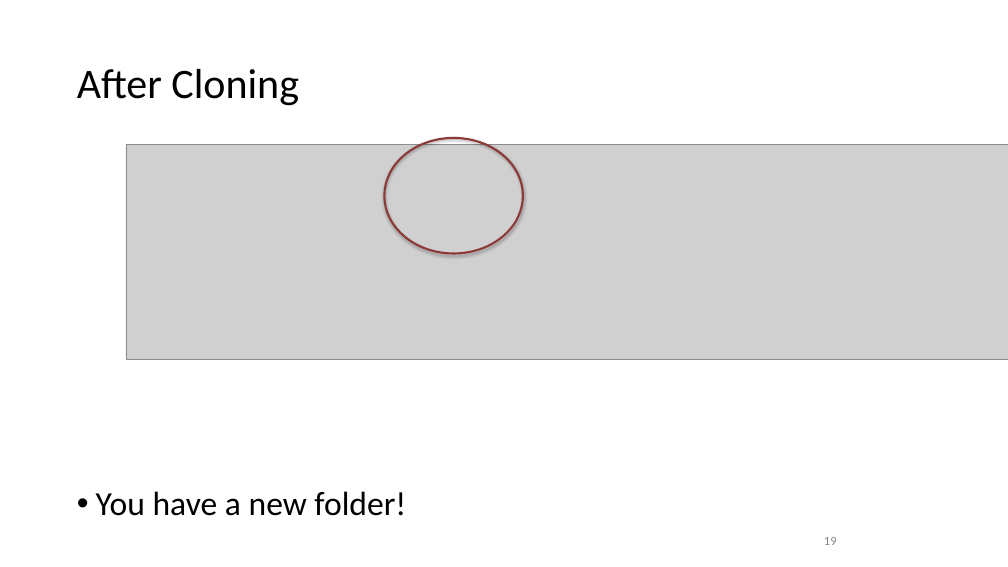
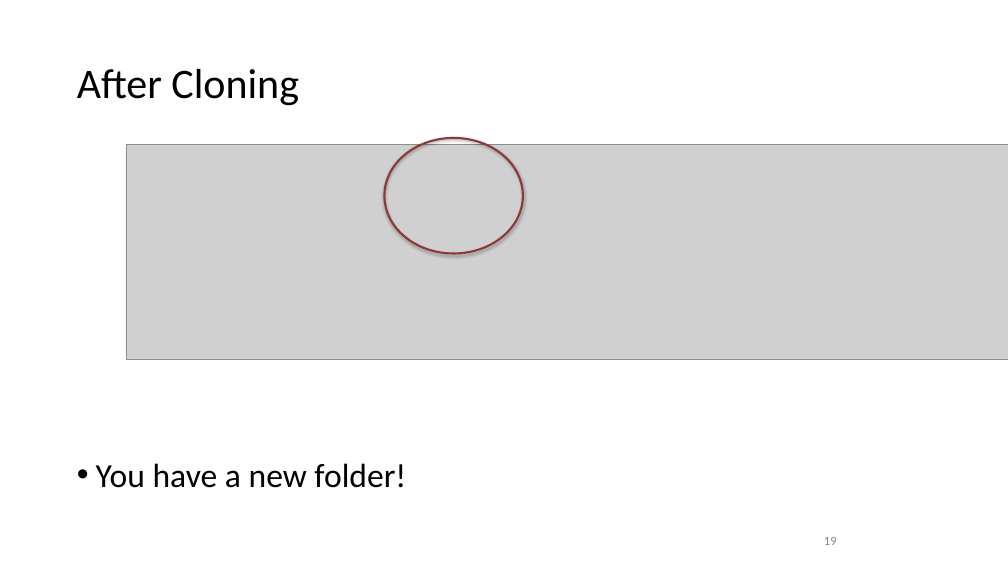
Before and after one commit to sinanuozdemir/sfdat22, a slide deck: slide 19 of slides/02_git.pptx. Drawn at 1008x567 pixels with LibreOffice and Linux fonts; fonts in the diff are those of the drawing; grey boxes stand for pictures. Boxes give left, top, right and bottom in pixels: in the first picture for what was removed or moved away, otherwise in the second. Text is boxed around its words. In the diff, an @@ line names an element or a change of style, - is before the commit and + after.

```diff
--- a/slides/02_git.pptx
+++ b/slides/02_git.pptx
@@ text "You have a new folder!" at (96,463,406,488): line spacing 0.9 to 0.8 @@
```
Also in this commit, not shown: 8 other slides changed, 1 slide added, 2 other files.
